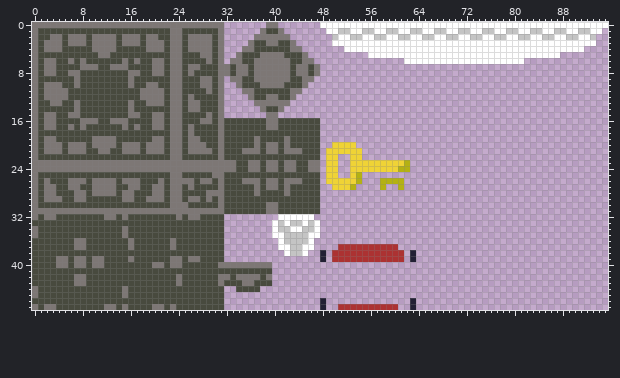
Edited in one commit: pixel-art file (Resources/8x8.aseprite). The picture above is the old version.
96x48 pixels, 1 frame.
The same view after the edit:
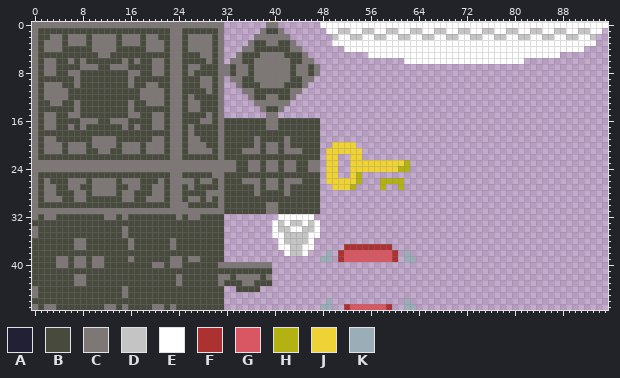
Palette (. is transparent): A #222034  B #484a3e  C #7d7775  D #c4c4c4  E #ffffff  F #ac3232  G #d95763  H #b4b113  J #efd336  K #9badb7
Edits made:
Changed rows in their new state; - is an unchanged pixel.
first column x 48:
37 ---.--------.---
38 .K.-GGGGGGGG-.K.
39 KK.-GGGGGGGG-.KK
first column x 48:
46 .K------------K.
47 KK-.-GGGGGG-.-KK
